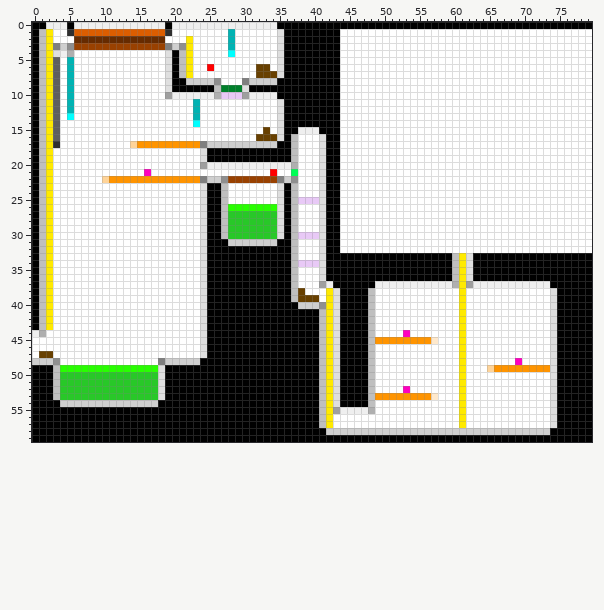
A sprite sheet gets an edit: source/level_data/layouts/level4/layer2.png. The picture above is the old version.
The file is 80x60 pixels.
Once edited:
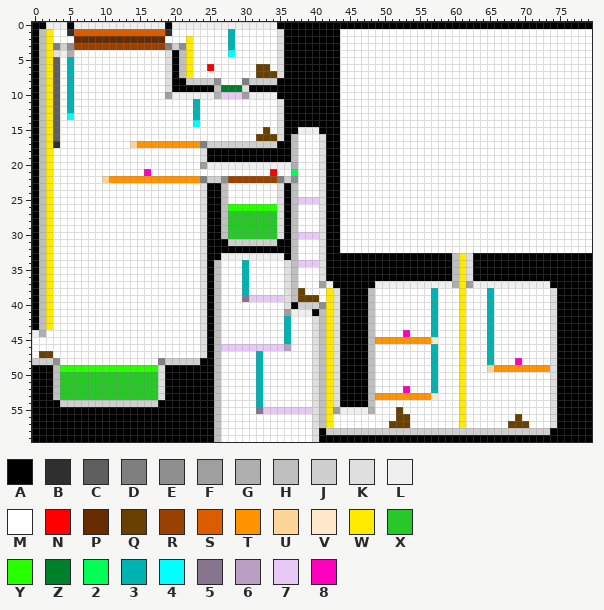
Palette (. is transparent): A #000000  B #2f2f2f  C #5f5f5f  D #7f7f7f  E #8f8f8f  F #9f9f9f  G #afafaf  H #bfbfbf  J #cfcfcf  K #dfdfdf  L #efefef  M #ffffff  N #ff0000  P #662b00  Q #684000  R #994100  S #db5d00  T #ff9400  U #ffd499  V #ffe9cc  W #ffea00  X #28c828  Y #28ff00  Z #00802b  2 #00ff55  3 #00b3b3  4 #00ffff  5 #87758f  6 #b79ec2  7 #e8c9f6  8 #ff00bf
Difference:
{"y":33,"x":27,"old":"AAAAAAAAA","new":"LLLLLLLLL"}
{"y":34,"x":26,"old":"AAAAAAAAAAA","new":"HMMM3MMMMMK"}
{"y":35,"x":26,"old":"AAAAAAAAAAA","new":"HMMM3MMMMMK"}
{"y":36,"x":26,"old":"AAAAAAAAAAA","new":"HMMM3MMMMMK"}
{"y":37,"x":26,"old":"AAAAAAAAAAA","new":"HMMM3MMMMMK"}
{"y":38,"x":26,"old":"AAAAAAAAAAA","new":"HMMM3MMMMMK"}
{"y":38,"x":57,"old":"M","new":"3"}
{"y":38,"x":65,"old":"M","new":"3"}
{"y":39,"x":26,"old":"AAAAAAAAAAA","new":"HMMM577777K"}
{"y":39,"x":57,"old":"M","new":"3"}
{"y":39,"x":65,"old":"M","new":"3"}
{"y":40,"x":26,"old":"AAAAAAAAAAA","new":"HMMMMMMMMMK"}
{"y":40,"x":57,"old":"M","new":"3"}
{"y":40,"x":65,"old":"M","new":"3"}
{"y":41,"x":26,"old":"AAAAAAAAAAAAAA","new":"HMMMMMMMMMFLLL"}
{"y":41,"x":57,"old":"M","new":"3"}
{"y":41,"x":65,"old":"M","new":"3"}
{"y":42,"x":26,"old":"AAAAAAAAAAAAAAA","new":"HMMMMMMMMM3MMMK"}
{"y":42,"x":57,"old":"M","new":"3"}
{"y":42,"x":65,"old":"M","new":"3"}
{"y":43,"x":26,"old":"AAAAAAAAAAAAAAA","new":"HMMMMMMMMM3MMMK"}
{"y":43,"x":57,"old":"M","new":"3"}
{"y":43,"x":65,"old":"M","new":"3"}
{"y":44,"x":26,"old":"AAAAAAAAAAAAAAA","new":"HMMMMMMMMM3MMMK"}
{"y":44,"x":57,"old":"M","new":"3"}
{"y":44,"x":65,"old":"M","new":"3"}
{"y":45,"x":26,"old":"AAAAAAAAAAAAAAA","new":"HMMMMMMMMM3MMMK"}
{"y":45,"x":65,"old":"M","new":"3"}
{"y":46,"x":26,"old":"AAAAAAAAAAAAAAA","new":"H7777777776MMMK"}
{"y":46,"x":57,"old":"M","new":"3"}
{"y":46,"x":65,"old":"M","new":"3"}
{"y":47,"x":26,"old":"AAAAAAAAAAAAAAA","new":"HMMMMM3MMMMMMMK"}
{"y":47,"x":57,"old":"M","new":"3"}
{"y":47,"x":65,"old":"M","new":"3"}
{"y":48,"x":26,"old":"AAAAAAAAAAAAAAA","new":"HMMMMM3MMMMMMMK"}
{"y":48,"x":57,"old":"M","new":"3"}
{"y":48,"x":65,"old":"M","new":"3"}
{"y":49,"x":26,"old":"AAAAAAAAAAAAAAA","new":"HMMMMM3MMMMMMMK"}
{"y":49,"x":57,"old":"M","new":"3"}
{"y":50,"x":26,"old":"AAAAAAAAAAAAAAA","new":"HMMMMM3MMMMMMMK"}
{"y":50,"x":57,"old":"M","new":"3"}
{"y":51,"x":26,"old":"AAAAAAAAAAAAAAA","new":"HMMMMM3MMMMMMMK"}
{"y":51,"x":57,"old":"M","new":"3"}
{"y":52,"x":26,"old":"AAAAAAAAAAAAAAA","new":"HMMMMM3MMMMMMMK"}
{"y":52,"x":57,"old":"M","new":"3"}
{"y":53,"x":26,"old":"AAAAAAAAAAAAAAA","new":"HMMMMM3MMMMMMMK"}
{"y":54,"x":26,"old":"AAAAAAAAAAAAAAA","new":"HMMMMM3MMMMMMMK"}
{"y":55,"x":26,"old":"AAAAAAAAAAAAAAA","new":"HMMMMM57777777K"}
{"y":55,"x":52,"old":"M","new":"Q"}
{"y":56,"x":26,"old":"AAAAAAAAAAAAAAA","new":"HMMMMMMMMMMMMMK"}
{"y":56,"x":52,"old":"MM","new":"QQ"}
{"y":56,"x":69,"old":"M","new":"Q"}
{"y":57,"x":26,"old":"AAAAAAAAAAAAAAA","new":"HMMMMMMMMMMMMMK"}
{"y":57,"x":51,"old":"MMM","new":"QQQ"}
{"y":57,"x":68,"old":"MMM","new":"QQQ"}
{"y":58,"x":26,"old":"AAAAAAAAAAAAAAA","new":"HMMMMMMMMMMMMMK"}
{"y":59,"x":26,"old":"AAAAAAAAAAAAAAA","new":"HMMMMMMMMMMMMMK"}
